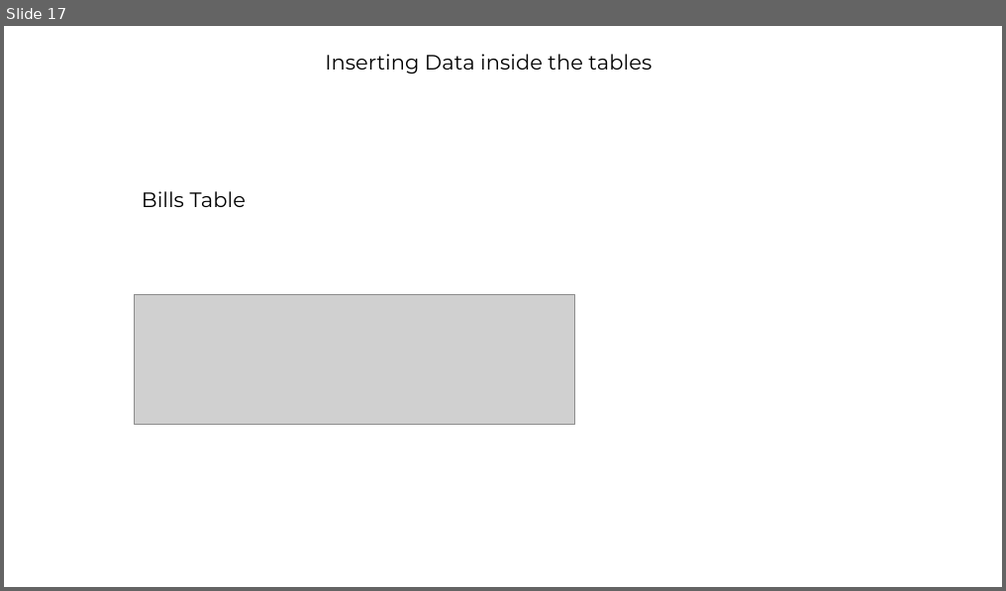
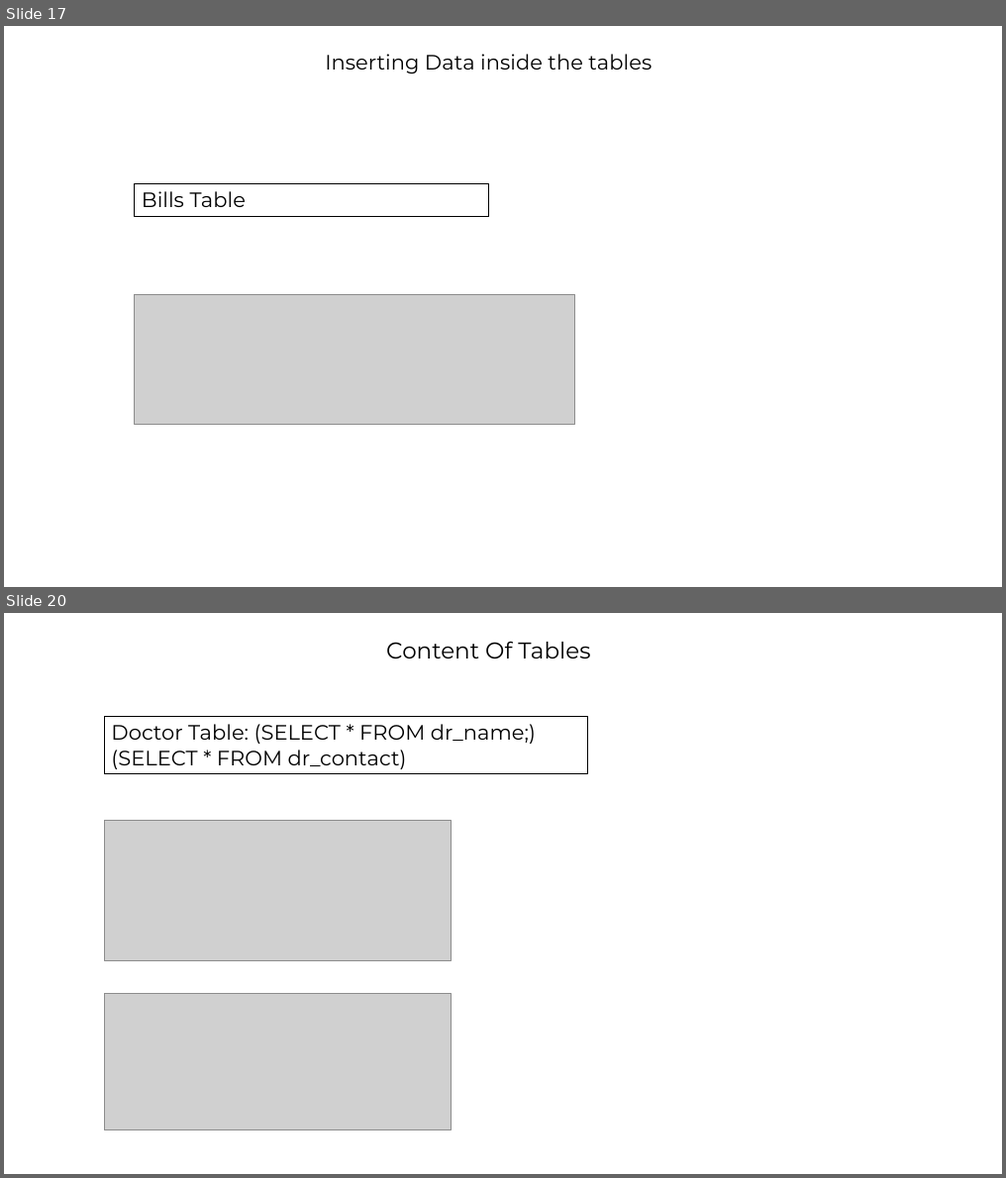
Before and after one commit to barrett28/1_IT-vedant, a slide deck: 4_sql/project''/hospital_management.pptx. Shown one above the other, each under a label of ours: slide 17 before the commit, slides 17 and 20 after it; the slides between them are not shown. The pictures are 1006x591 and 1006x1178 pixels, drawn with LibreOffice and Linux fonts; fonts in the diff are those of the drawing; grey boxes stand for pictures; background and template pictures are left out. Boxes give left, top, right and bottom in pixels: in the first picture for what was removed or moved away, otherwise in the second. Text is boxed around its words. In the diff, an @@ line names an element or a change of style, - is before the commit and + after.

```diff
--- a/4_sql/project''/hospital_management.pptx
+++ b/4_sql/project''/hospital_management.pptx
@@ slide 20 added at bbox=[4, 613, 1002, 1174], background picture (left out) @@
@@ text added at bbox=[386, 641, 590, 659], 22 pt, text #000000 @@
+Content Of Tables
@@ rectangle added at bbox=[104, 716, 588, 774], outline #000000 0.75 pt, 20 pt, text #000000 @@
+Doctor Table: (SELECT * FROM dr_name;)
+(SELECT * FROM dr_contact)
@@ picture added at bbox=[104, 820, 450, 961] @@
@@ picture added at bbox=[104, 994, 450, 1131] @@
@@ slide 17 changed as well @@
@@ rectangle "Bills Table": place and size @@
-rectangle "Bills Table" at bbox=[142, 191, 246, 207]
+rectangle "Bills Table" at bbox=[135, 184, 488, 217]
@@ rectangle "Bills Table" at bbox=[135, 184, 488, 217]: outline none to #000000 0.75 pt @@
```
Also in this commit, not shown: 15 other slides changed, 21 other slides added, 38 other files.
